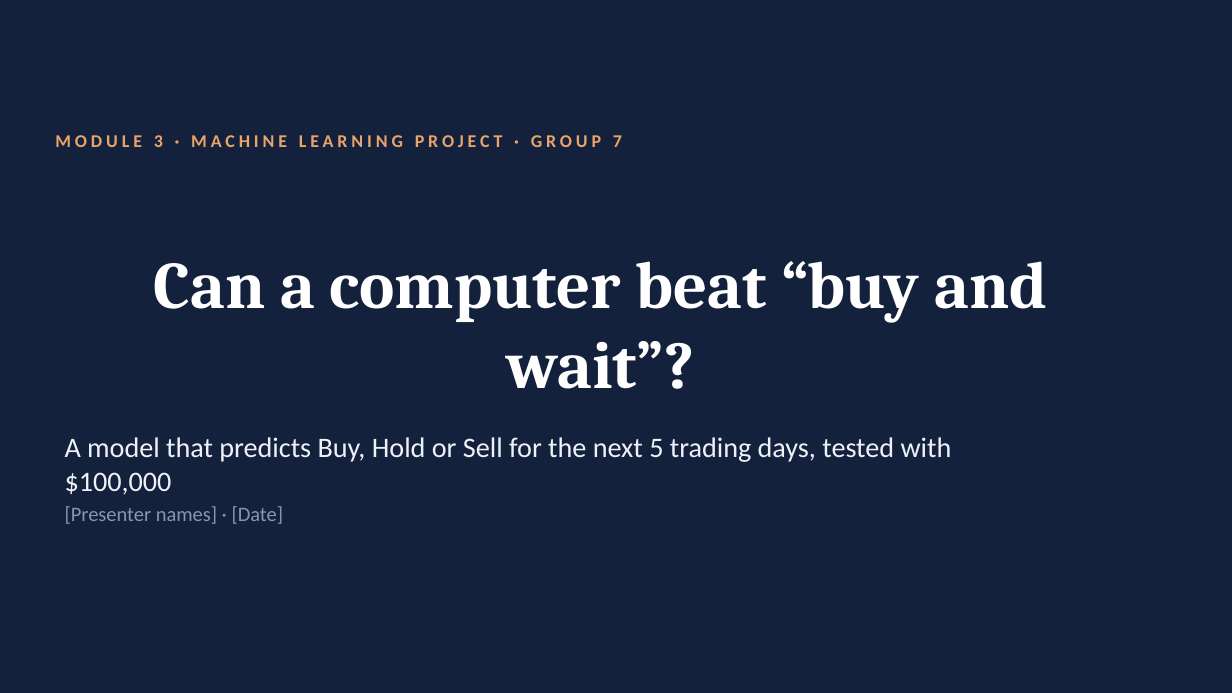
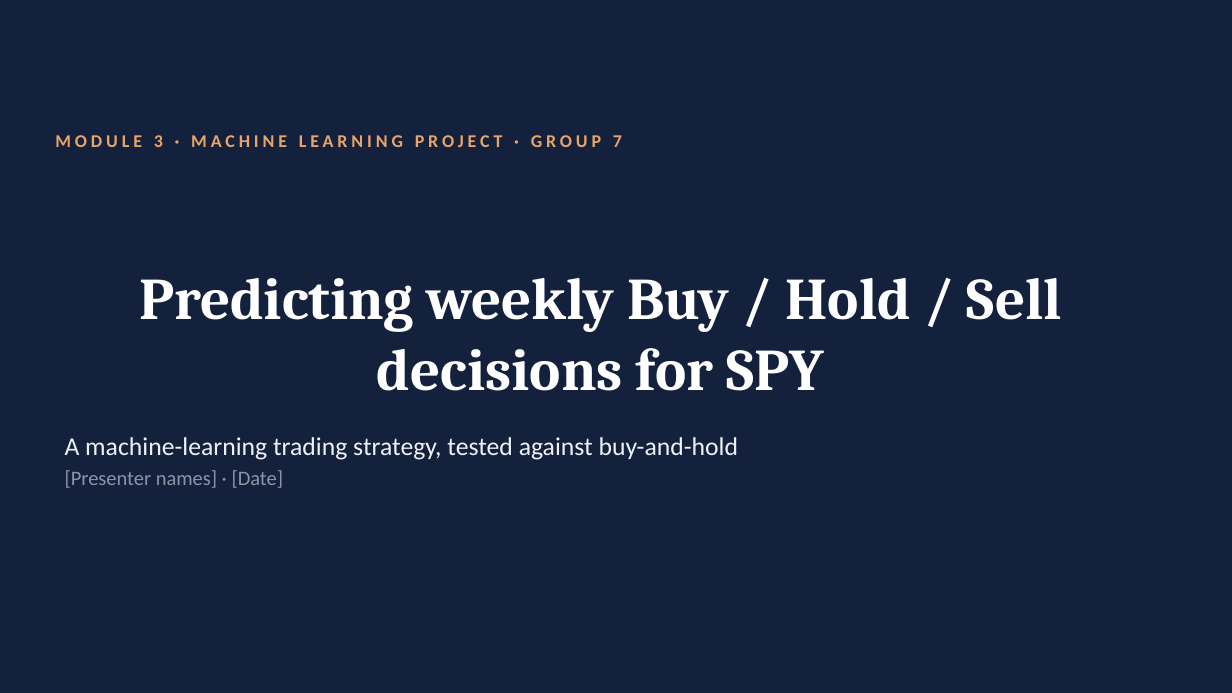
Before and after one commit to TKCH121/spy, a slide deck: slide 1 of presentation/SPY_Model_Presentation.pptx. Drawn at 1232x693 pixels with LibreOffice and Linux fonts; fonts in the diff are those of the drawing. Boxes give left, top, right and bottom in pixels: in the first picture for what was removed or moved away, otherwise in the second. Text is boxed around its words. In the diff, an @@ line names an element or a change of style, - is before the commit and + after.

```diff
--- a/presentation/SPY_Model_Presentation.pptx
+++ b/presentation/SPY_Model_Presentation.pptx
@@ title at <box>139,278,1062,391</box>: text changed; size 52 to 46 pt @@
-Can a computer beat “buy and wait”?
+Predicting weekly Buy / Hold / Sell decisions for SPY
@@ text at <box>65,437,739,460</box>: text changed; size 22 to 20 pt @@
-A model that predicts Buy, Hold or Sell for the next 5 trading days, tested with $100,000
+A machine-learning trading strategy, tested against buy-and-hold
```
Also in this commit, not shown: 6 other slides changed, 11 slides added, 24 slides removed, 4 other files.
